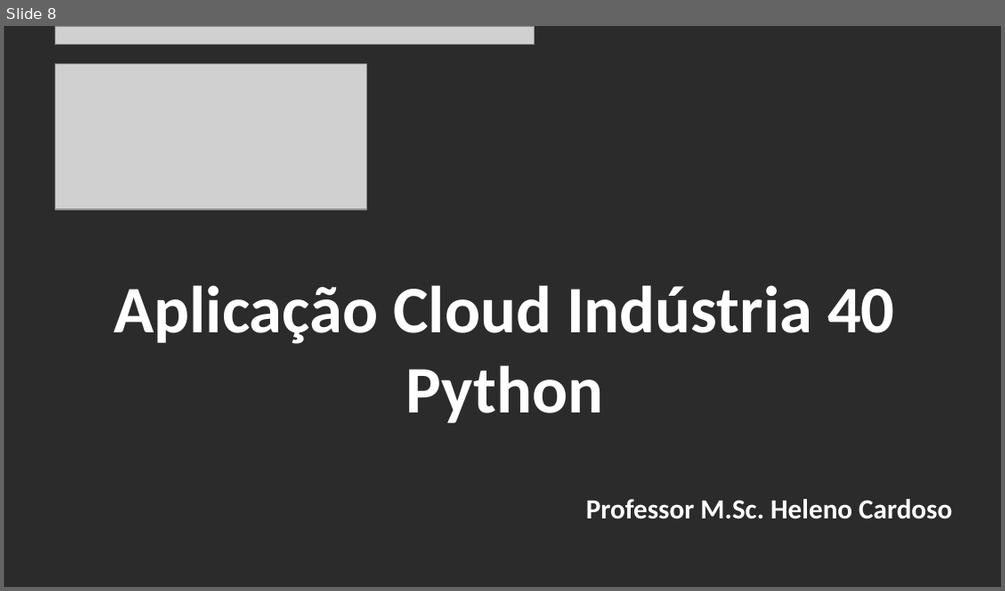
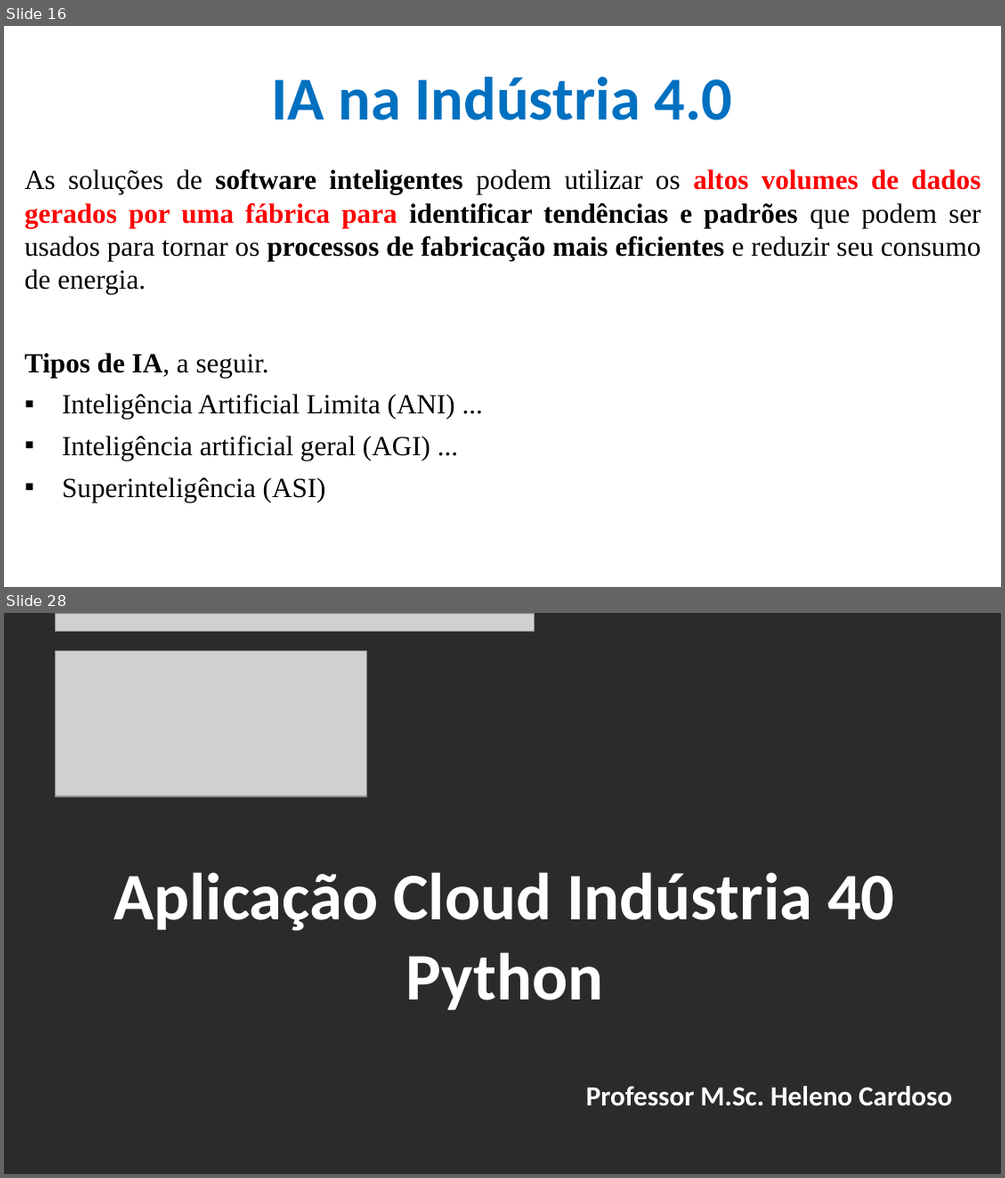
Before and after one commit to CloudEducationBrazil/WydenArea1AplicacaoCloudIndustria40Python, a slide deck: 01 Classes/Aula 08 - Aplicação Cloud Indústria 40 Python IoT - Tecnologias Emergentes.pptx. Shown one above the other, each under a label of ours: slide 8 before the commit, slides 16 and 28 after it; the slides between them are not shown. The pictures are 1005x591 and 1005x1178 pixels, drawn with LibreOffice and Linux fonts; fonts in the diff are those of the drawing; grey boxes stand for pictures; background and template pictures are left out; a plain dark background stands for a picture behind light text. Boxes give left, top, right and bottom in pixels: in the first picture for what was removed or moved away, otherwise in the second. Text is boxed around its words. In the diff, an @@ line names an element or a change of style, - is before the commit and + after.

Commit message:
Aula 08 Cloud IoT Python Indústria 4.0 08maio2023

```diff
--- a/01 Classes/Aula 08 - Aplicação Cloud Indústria 40 Python IoT - Tecnologias Emergentes.pptx
+++ b/01 Classes/Aula 08 - Aplicação Cloud Indústria 40 Python IoT - Tecnologias Emergentes.pptx
@@ slide 16 added at <box>4,26,1001,587</box>, background picture (left out) @@
@@ title added at <box>272,77,732,120</box>, 44 pt, text #0070C0, bold @@
+IA na Indústria 4.0
@@ text added at <box>24,169,981,502</box>, 20 pt, text #000000 @@
+As soluções de software inteligentes podem utilizar os altos volumes de dados gerados por uma fábrica para identificar tendências e padrões que podem ser usados para tornar os processos de fabricação mais eficientes e reduzir seu consumo de energia.
+Tipos de IA, a seguir.
+▪ Inteligência Artificial Limita (ANI) ...
+▪ Inteligência artificial geral (AGI) ...
+▪ Superinteligência (ASI)
@@ what was slide 8 is now slide 28 @@
```
Also in this commit, not shown: 4 slides changed, 21 other slides added, 2 slides removed, 5 other files.
